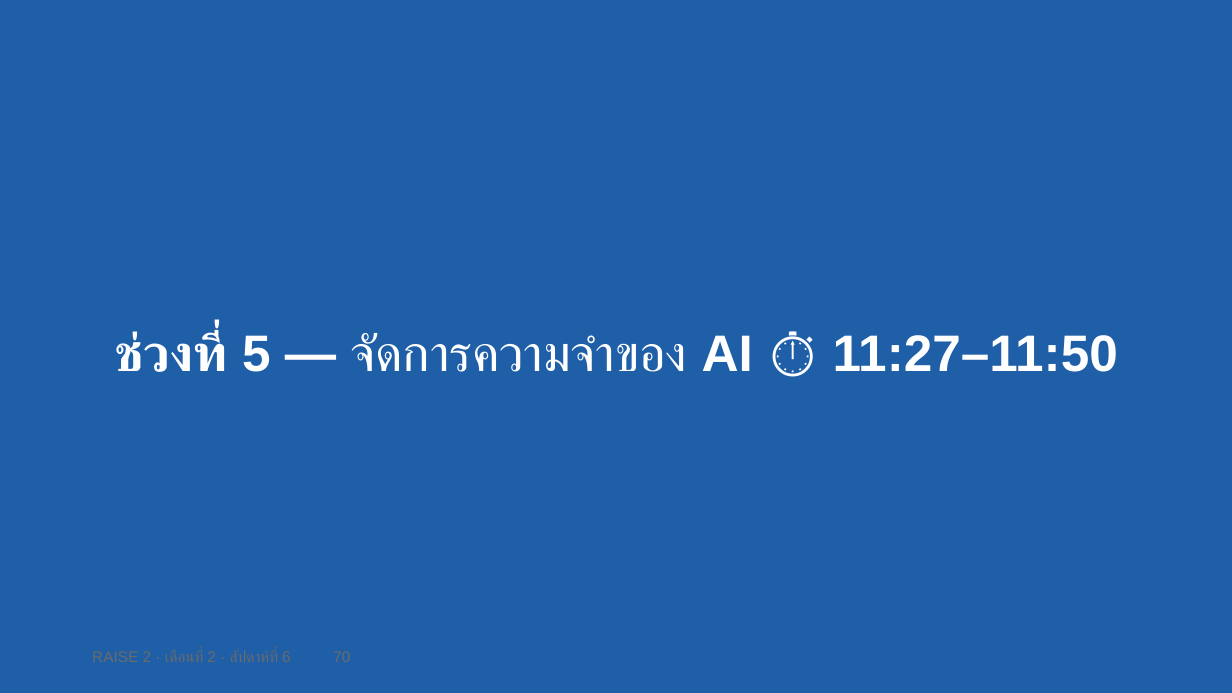
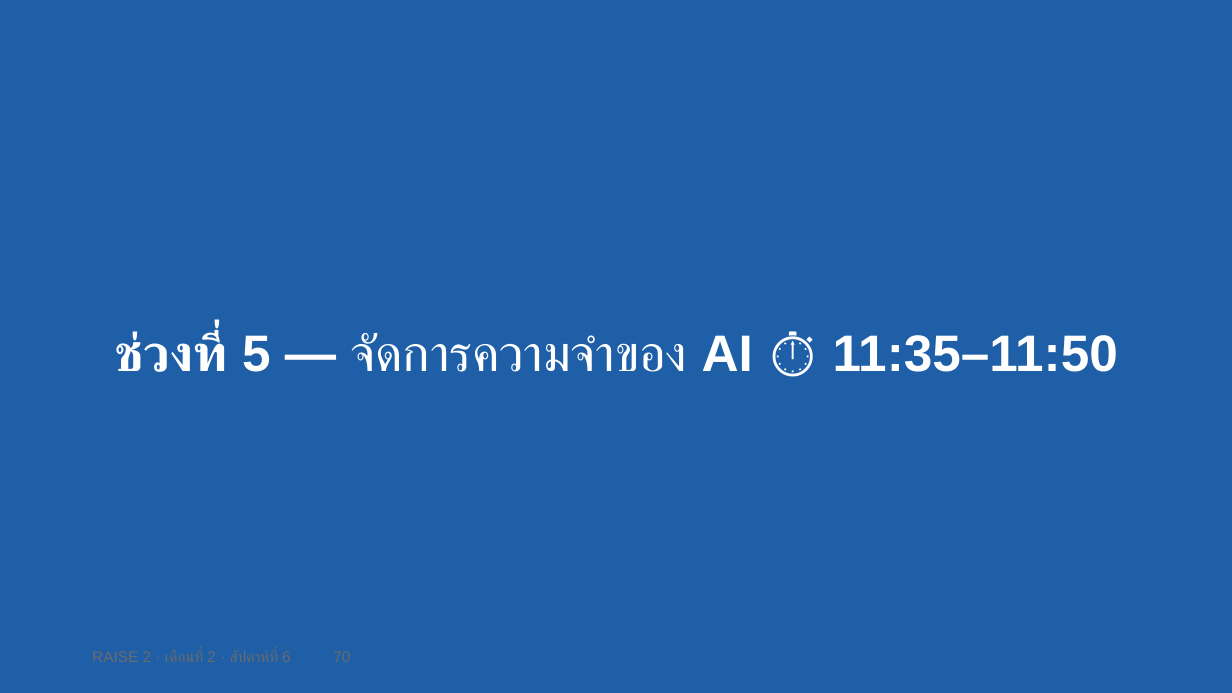
Before and after one commit to cnacha-mfu/raise2-module2, a slide deck: slide 70 of materials/week6/w6-slides.pptx. Drawn at 1232x693 pixels with LibreOffice and Linux fonts; fonts in the diff are those of the drawing. Boxes give left, top, right and bottom in pixels: in the first picture for what was removed or moved away, otherwise in the second. Text is boxed around its words. In the diff, an @@ line names an element or a change of style, - is before the commit and + after.

```diff
--- a/materials/week6/w6-slides.pptx
+++ b/materials/week6/w6-slides.pptx
@@ text at box(114, 331, 1118, 372): text changed @@
-ช่วงที่ 5 — จัดการความจำของ AI ⏱ 11:27–11:50
+ช่วงที่ 5 — จัดการความจำของ AI ⏱ 11:35–11:50
```
Also in this commit, not shown: 6 other slides changed, 1 slide added, 1 slide removed, 4 other files.
